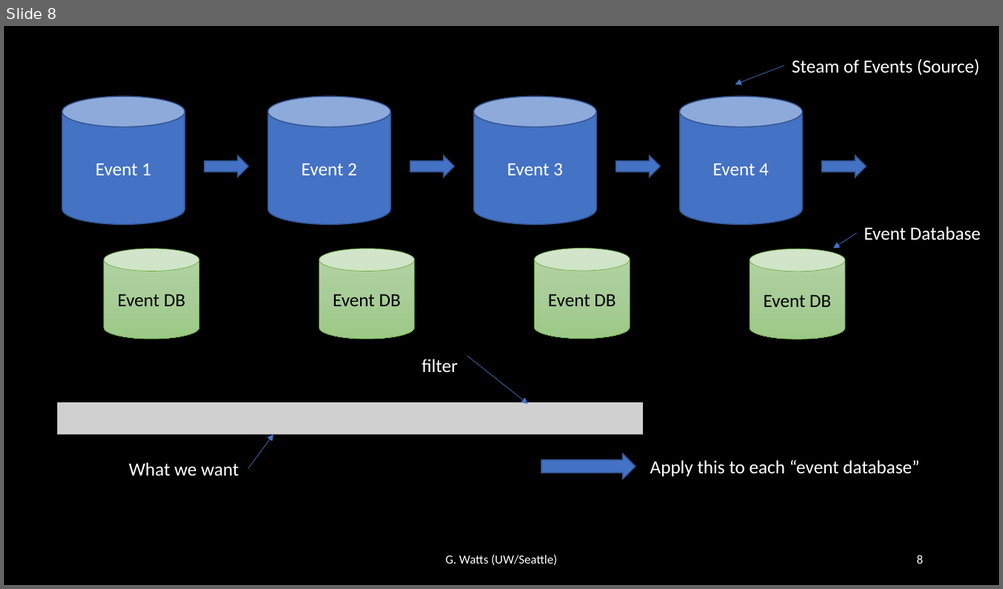
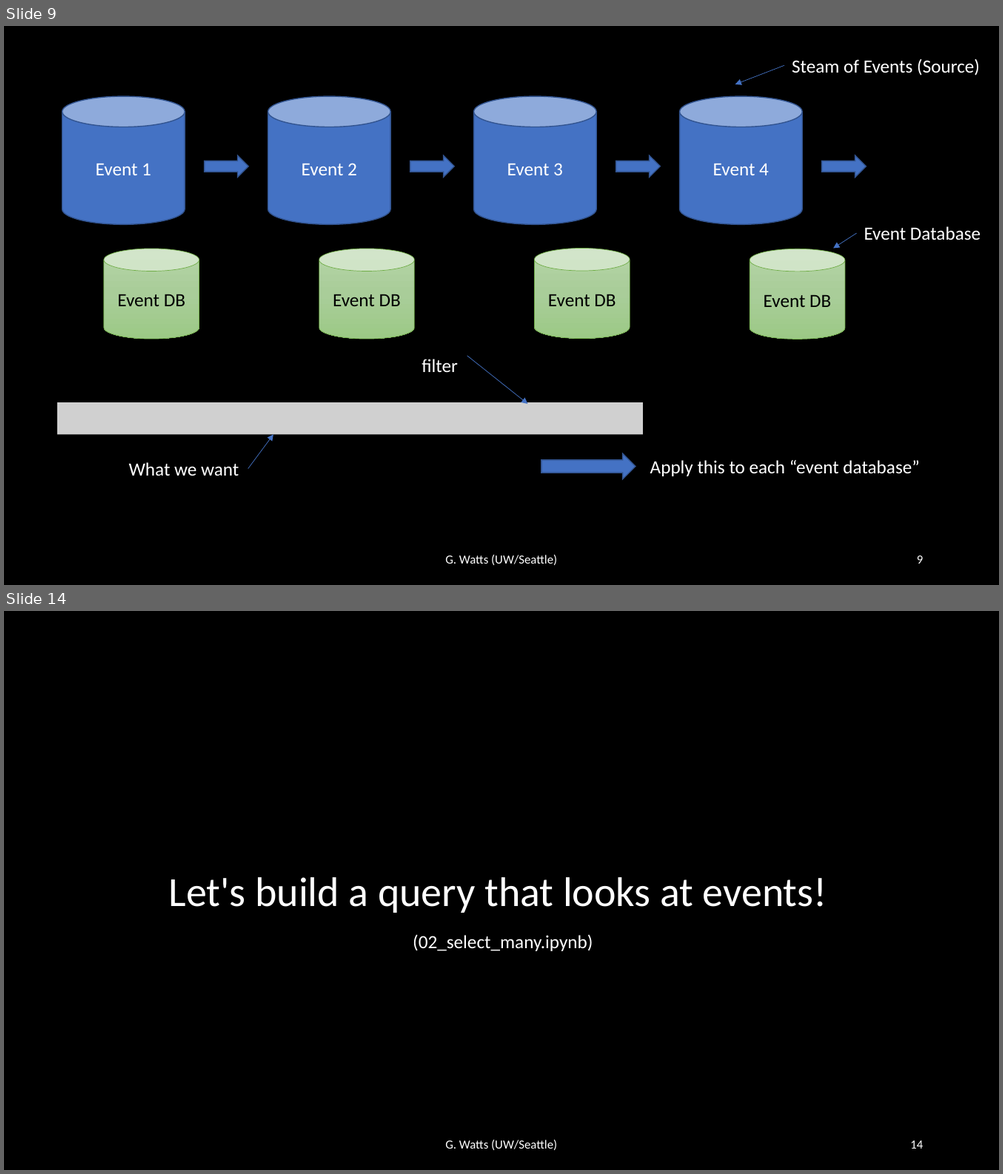
Before and after one commit to iris-hep/agc-workshop-2022-servicex, a slide deck: servicex.pptx. Shown one above the other, each under a label of ours: slide 8 before the commit, slides 9 and 14 after it; the slides between them are not shown. The pictures are 1003x589 and 1003x1174 pixels, drawn with LibreOffice and Linux fonts; fonts in the diff are those of the drawing; grey boxes stand for pictures. Boxes give left, top, right and bottom in pixels: in the first picture for what was removed or moved away, otherwise in the second. Text is boxed around its words. In the diff, an @@ line names an element or a change of style, - is before the commit and + after.

```diff
--- a/servicex.pptx
+++ b/servicex.pptx
@@ slide 14 added at (4,611,999,1170), background #000000 @@
@@ text added at (169,877,827,913), 40 pt, text #FFFFFF @@
+Let's build a query that looks at events!
@@ text added at (412,934,592,951), 18 pt, text #FFFFFF @@
+(02_select_many.ipynb)
@@ text added at (445,1140,557,1150), 12 pt, text #FFFFFF @@
+G. Watts (UW/Seattle)
@@ page number added at (910,1141,922,1149), 12 pt, text #FFFFFF @@
+14
@@ what was slide 8 is now slide 9 @@
@@ page number at (916,556,922,564): text changed @@
-8
+9
```
Also in this commit, not shown: 1 slide changed, 9 other slides added, 4 other files.
